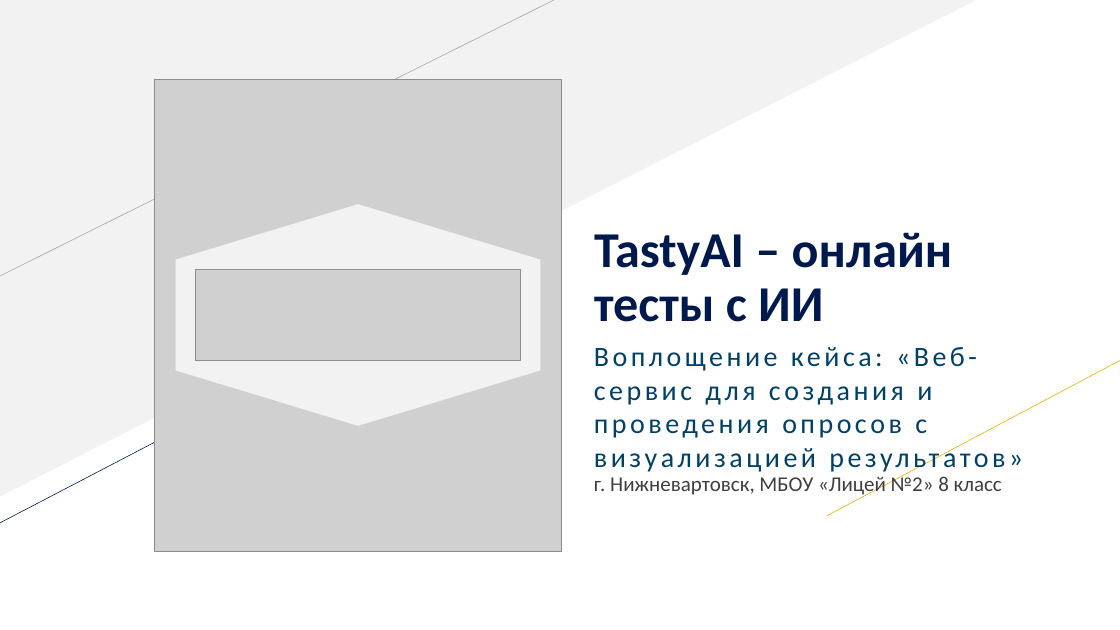
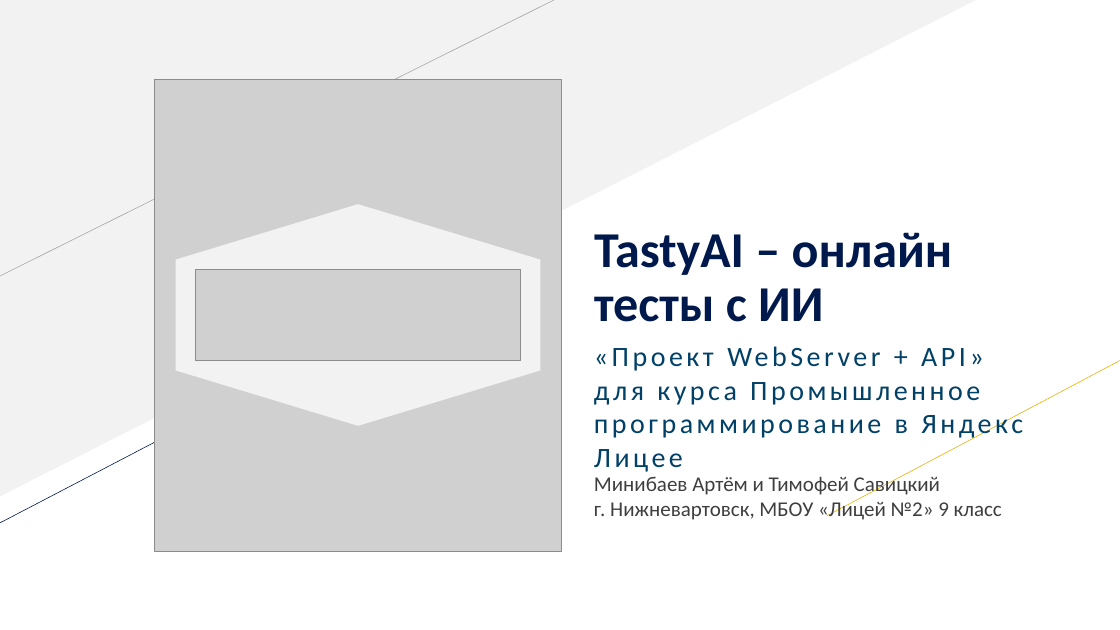
Before and after one commit to b1t0nese/TastyAI, a slide deck: slide 1 of doc/tastyai_presentation.pptx. Drawn at 1120x630 pixels with LibreOffice and Linux fonts; fonts in the diff are those of the drawing; grey boxes stand for pictures. Boxes give left, top, right and bottom in pixels: in the first picture for what was removed or moved away, otherwise in the second. Text is boxed around its words. In the diff, an @@ line names an element or a change of style, - is before the commit and + after.

```diff
--- a/doc/tastyai_presentation.pptx
+++ b/doc/tastyai_presentation.pptx
@@ subtitle at bbox=[594, 382, 1023, 472]: text changed @@
-Воплощение кейса: «Веб-сервис для создания и проведения опросов с визуализацией результатов»
+«Проект WebServer + API» для курса Промышленное программирование в Яндекс Лицее
@@ text at bbox=[594, 473, 1002, 520]: text changed @@
-г. Нижневартовск, МБОУ «Лицей №2» 8 класс
+Минибаев Артём и Тимофей Савицкий
+г. Нижневартовск, МБОУ «Лицей №2» 9 класс
```
Also in this commit, not shown: 4 other slides changed, 2 slides removed, 8 other files.
